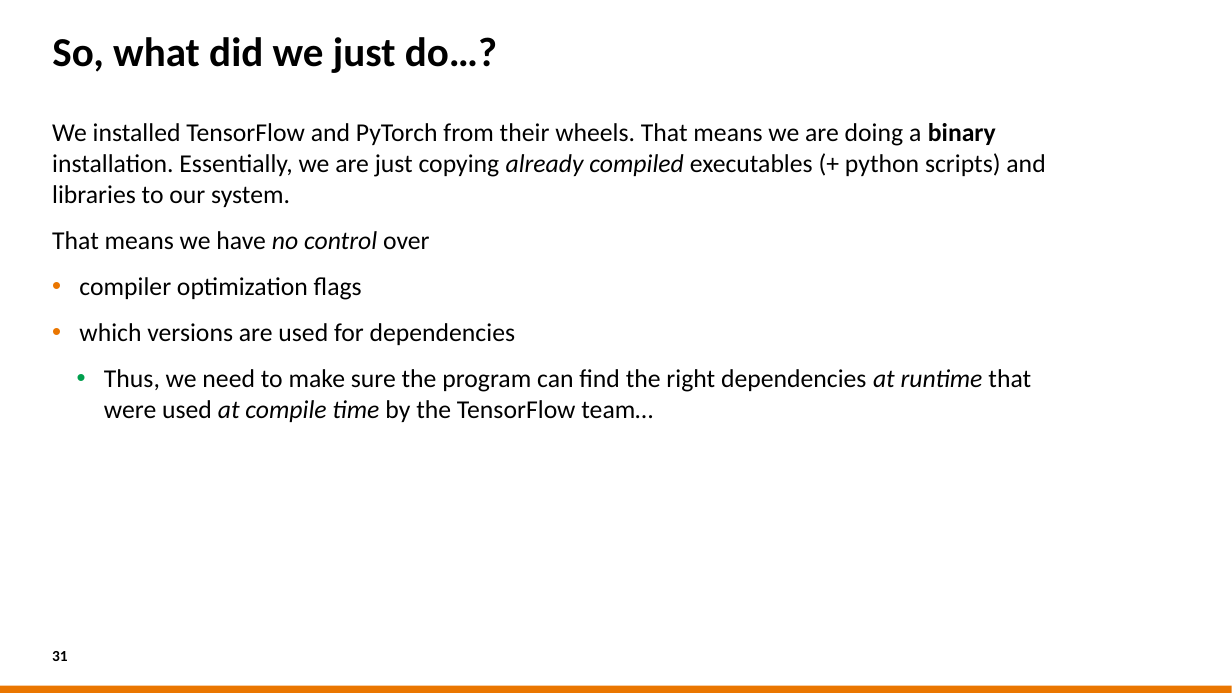
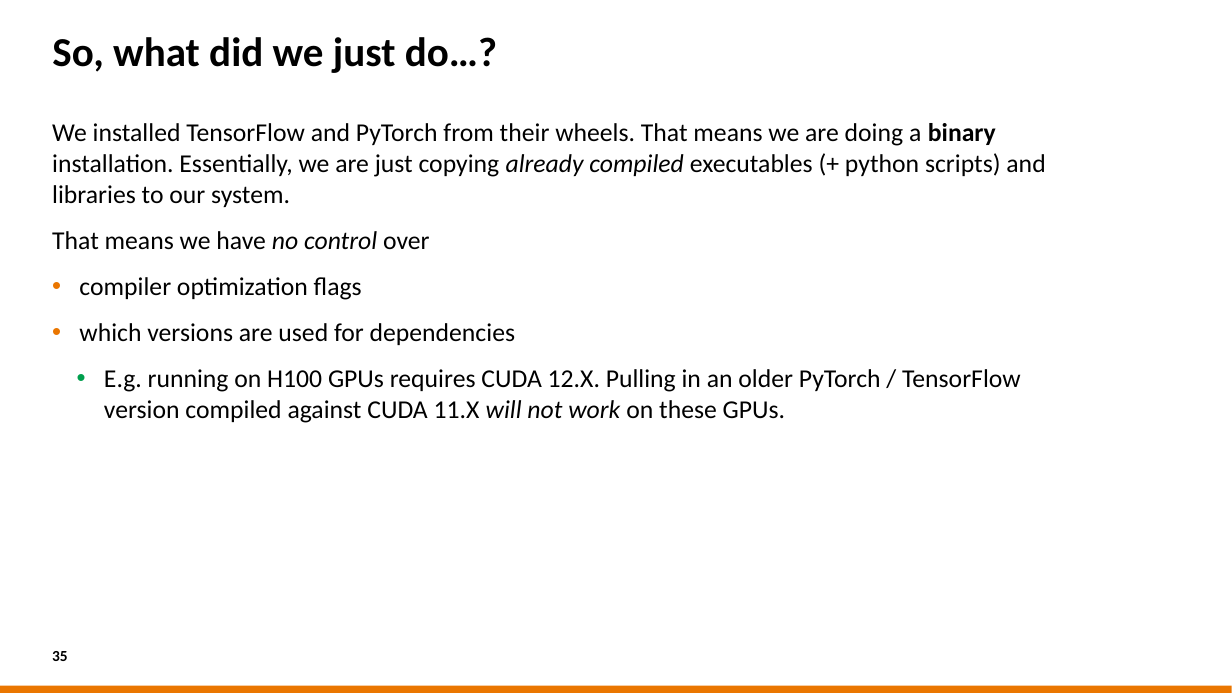
Before and after one commit to sara-nl/HPML-course-materials, a slide deck: slide 35 of Day2/slides/Software_installations_on_HPC_systems.pptx (slide 31 before the commit). Drawn at 1232x693 pixels with LibreOffice and Linux fonts; fonts in the diff are those of the drawing; background and template pictures are left out. Boxes give left, top, right and bottom in pixels: in the first picture for what was removed or moved away, otherwise in the second. Text is boxed around its words. In the diff, an @@ line names an element or a change of style, - is before the commit and + after.

```diff
--- a/Day2/slides/Software_installations_on_HPC_systems.pptx
+++ b/Day2/slides/Software_installations_on_HPC_systems.pptx
@@ text at (x1=104, y1=369, x2=1021, y2=423): text changed @@
-  • Thus, we need to make sure the program can find the right dependencies at runtime that were used at compile time by the TensorFlow team…
+  • E.g. running on H100 GPUs requires CUDA 12.X. Pulling in an older PyTorch / TensorFlow version compiled against CUDA 11.X will not work on these GPUs.
@@ page number at (x1=52, y1=651, x2=68, y2=661): text changed @@
-31
+35
```
Also in this commit, not shown: 17 other slides changed, 5 slides added, 1 slide removed.
